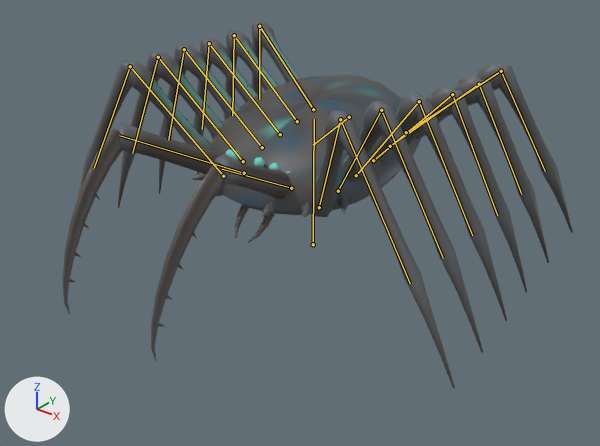
Renders of the glTF model assets/creatures/tide_crawler/tide_crawler.glb from each side of a commit.
The view is the same before and after, from a camera (50 mm lens) standing at (1.601, -1.894, 1.355) and looking at (0.1, -0.016, 0.191). Arrows for +X, +Y and +Z are at lower left; the lights stay in place. The older version comes first. Both versions are drawn at frame 4 of the action 'hit_b'; the numbers are the values there. The bones that change, and the others that lie on the model, are drawn over the model as lines.

Names of what the first picture shows: 'tide_crawler'.
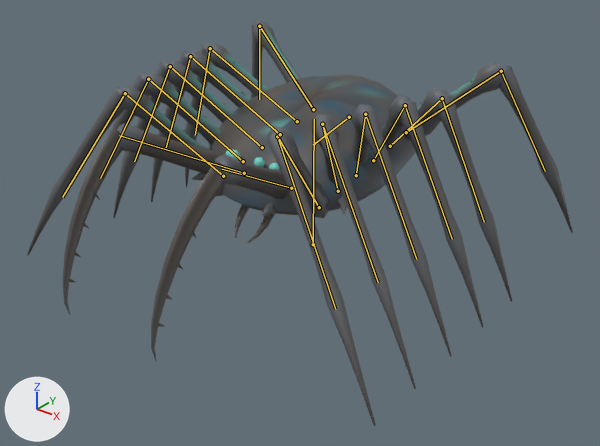
Where the change shows, as pixel boxes [x1, y1, x2, y2] in the pictures (600 x 446 px):
```json
{"object": "tide_crawler", "change": "posed", "before": [62, 21, 573, 388], "after": [27, 21, 573, 426], "on screen": "7% wider, 10% taller"}
{"bone": "leg_l0_a", "before": "(319, 207) to (340, 119)", "after": "(319, 207) to (277, 136)"}
{"bone": "leg_l0_b", "before": "(340, 119) to (410, 283)", "after": "(277, 136) to (335, 309)"}
{"bone": "leg_l1_a", "before": "(338, 191) to (381, 110)", "after": "(338, 191) to (322, 124)"}
{"bone": "leg_l1_b", "before": "(381, 110) to (443, 258)", "after": "(322, 124) to (378, 282)"}
{"bone": "leg_l2_a", "before": "(356, 175) to (419, 101)", "after": "(356, 175) to (365, 114)"}
{"bone": "leg_l2_b", "before": "(419, 101) to (472, 235)", "after": "(365, 114) to (416, 259)"}
{"bone": "leg_l3_a", "before": "(373, 160) to (452, 94)", "after": "(373, 160) to (405, 105)"}
{"bone": "leg_l4_a", "before": "(390, 146) to (479, 84)", "after": "(390, 146) to (442, 98)"}
{"bone": "leg_l4_b", "before": "(479, 84) to (521, 194)", "after": "(442, 98) to (484, 222)"}
{"bone": "leg_r0_a", "before": "(223, 176) to (130, 66)", "after": "(223, 176) to (125, 93)"}
{"bone": "leg_r0_b", "before": "(130, 66) to (94, 168)", "after": "(125, 93) to (62, 197)"}
{"bone": "leg_r1_a", "before": "(243, 161) to (158, 57)", "after": "(243, 161) to (148, 79)"}
{"bone": "leg_r1_b", "before": "(158, 57) to (132, 153)", "after": "(148, 79) to (100, 178)"}
{"bone": "leg_r2_a", "before": "(262, 147) to (184, 49)", "after": "(262, 147) to (170, 66)"}
{"bone": "leg_r2_b", "before": "(184, 49) to (168, 140)", "after": "(170, 66) to (134, 161)"}
{"bone": "leg_r3_a", "before": "(280, 134) to (209, 43)", "after": "(280, 134) to (190, 56)"}
{"bone": "leg_r4_a", "before": "(297, 121) to (234, 35)", "after": "(297, 121) to (210, 48)"}
{"bone": "leg_r4_b", "before": "(234, 35) to (232, 115)", "after": "(210, 48) to (195, 135)"}
```

The change, as JSON lines over the scene's bpy script:
```json
{"block": "bone_leg_l0_a", "where": "bone_leg_l0_a = bpy.data.objects['Armature'].pose.bones['leg_l0_a']  # child of 'body'"}
{"op": "set", "path": "bone_leg_l0_a.rotation_quaternion", "old": "(0.992, 0.081, 0.027, 0.092)", "new": "(0.958, 0.265, -0.109, 0.023)", "note": "degrees (10, 2, 11) -> degrees (31, -13, -1)"}
{"block": "bone_leg_l0_b", "where": "bone_leg_l0_b = bpy.data.objects['Armature'].pose.bones['leg_l0_b']  # child of 'leg_l0_a'"}
{"op": "set", "path": "bone_leg_l0_b.rotation_quaternion", "old": "(1.0, 0.0, 0.0, 0.0)", "new": "(0.998, 0.018, 0.012, -0.06)", "note": "degrees (0, 0, 0) -> degrees (2, 2, -7)"}
{"block": "bone_leg_l1_a", "where": "bone_leg_l1_a = bpy.data.objects['Armature'].pose.bones['leg_l1_a']  # child of 'body'"}
{"op": "set", "path": "bone_leg_l1_a.rotation_quaternion", "old": "(0.996, 0.062, 0.012, 0.066)", "new": "(0.961, 0.243, -0.133, -0.018)", "note": "degrees (7, 1, 8) -> degrees (29, -14, -6)"}
{"block": "bone_leg_l1_b", "where": "bone_leg_l1_b = bpy.data.objects['Armature'].pose.bones['leg_l1_b']  # child of 'leg_l1_a'"}
{"op": "set", "path": "bone_leg_l1_b.rotation_quaternion", "old": "(1.0, 0.0, 0.0, 0.0)", "new": "(0.999, 0.013, 0.006, -0.042)", "note": "degrees (0, 0, 0) -> degrees (1, 1, -5)"}
{"block": "bone_leg_l2_a", "where": "bone_leg_l2_a = bpy.data.objects['Armature'].pose.bones['leg_l2_a']  # child of 'body'"}
{"op": "set", "path": "bone_leg_l2_a.rotation_quaternion", "old": "(0.998, 0.039, 0.003, 0.039)", "new": "(0.963, 0.216, -0.152, -0.06)", "note": "degrees (4, 0, 4) -> degrees (27, -16, -11)"}
{"block": "bone_leg_l2_b", "where": "bone_leg_l2_b = bpy.data.objects['Armature'].pose.bones['leg_l2_b']  # child of 'leg_l2_a'"}
{"op": "set", "path": "bone_leg_l2_b.rotation_quaternion", "old": "(1.0, 0.0, 0.0, 0.0)", "new": "(1.0, 0.008, 0.002, -0.024)", "note": "degrees (0, 0, 0) -> degrees (1, 0, -3)"}
{"block": "bone_leg_l3_a", "where": "bone_leg_l3_a = bpy.data.objects['Armature'].pose.bones['leg_l3_a']  # child of 'body'"}
{"op": "set", "path": "bone_leg_l3_a.rotation_quaternion", "old": "(1.0, 0.013, -0.001, 0.012)", "new": "(0.964, 0.183, -0.164, -0.103)", "note": "degrees (1, 0, 1) -> degrees (24, -16, -16)"}
{"block": "bone_leg_l4_a", "where": "bone_leg_l4_a = bpy.data.objects['Armature'].pose.bones['leg_l4_a']  # child of 'body'"}
{"op": "set", "path": "bone_leg_l4_a.rotation_quaternion", "old": "(1.0, 0.0, 0.0, 0.0)", "new": "(0.964, 0.145, -0.167, -0.145)", "note": "degrees (0, 0, 0) -> degrees (20, -16, -20)"}
{"block": "bone_leg_l4_b", "where": "bone_leg_l4_b = bpy.data.objects['Armature'].pose.bones['leg_l4_b']  # child of 'leg_l4_a'"}
{"op": "set", "path": "bone_leg_l4_b.rotation_quaternion", "old": "(1.0, 0.0, 0.0, 0.0)", "new": "(1.0, -0.005, 0.001, 0.014)", "note": "degrees (0, 0, 0) -> degrees (-1, 0, 2)"}
{"block": "bone_leg_r0_a", "where": "bone_leg_r0_a = bpy.data.objects['Armature'].pose.bones['leg_r0_a']  # child of 'body'"}
{"op": "set", "path": "bone_leg_r0_a.rotation_quaternion", "old": "(0.992, 0.081, -0.027, -0.092)", "new": "(0.958, 0.265, 0.109, -0.023)", "note": "degrees (10, -2, -11) -> degrees (31, 13, 1)"}
{"block": "bone_leg_r0_b", "where": "bone_leg_r0_b = bpy.data.objects['Armature'].pose.bones['leg_r0_b']  # child of 'leg_r0_a'"}
{"op": "set", "path": "bone_leg_r0_b.rotation_quaternion", "old": "(1.0, 0.0, 0.0, 0.0)", "new": "(0.998, 0.018, -0.012, 0.06)", "note": "degrees (0, 0, 0) -> degrees (2, -2, 7)"}
{"block": "bone_leg_r1_a", "where": "bone_leg_r1_a = bpy.data.objects['Armature'].pose.bones['leg_r1_a']  # child of 'body'"}
{"op": "set", "path": "bone_leg_r1_a.rotation_quaternion", "old": "(0.996, 0.062, -0.012, -0.066)", "new": "(0.961, 0.243, 0.133, 0.018)", "note": "degrees (7, -1, -8) -> degrees (29, 14, 6)"}
{"block": "bone_leg_r1_b", "where": "bone_leg_r1_b = bpy.data.objects['Armature'].pose.bones['leg_r1_b']  # child of 'leg_r1_a'"}
{"op": "set", "path": "bone_leg_r1_b.rotation_quaternion", "old": "(1.0, 0.0, 0.0, 0.0)", "new": "(0.999, 0.013, -0.006, 0.042)", "note": "degrees (0, 0, 0) -> degrees (1, -1, 5)"}
{"block": "bone_leg_r2_a", "where": "bone_leg_r2_a = bpy.data.objects['Armature'].pose.bones['leg_r2_a']  # child of 'body'"}
{"op": "set", "path": "bone_leg_r2_a.rotation_quaternion", "old": "(0.998, 0.039, -0.003, -0.039)", "new": "(0.963, 0.216, 0.152, 0.06)", "note": "degrees (4, 0, -4) -> degrees (27, 16, 11)"}
{"block": "bone_leg_r2_b", "where": "bone_leg_r2_b = bpy.data.objects['Armature'].pose.bones['leg_r2_b']  # child of 'leg_r2_a'"}
{"op": "set", "path": "bone_leg_r2_b.rotation_quaternion", "old": "(1.0, 0.0, 0.0, 0.0)", "new": "(1.0, 0.008, -0.002, 0.024)", "note": "degrees (0, 0, 0) -> degrees (1, 0, 3)"}
{"block": "bone_leg_r3_a", "where": "bone_leg_r3_a = bpy.data.objects['Armature'].pose.bones['leg_r3_a']  # child of 'body'"}
{"op": "set", "path": "bone_leg_r3_a.rotation_quaternion", "old": "(1.0, 0.013, 0.001, -0.012)", "new": "(0.964, 0.183, 0.164, 0.103)", "note": "degrees (1, 0, -1) -> degrees (24, 16, 16)"}
{"block": "bone_leg_r4_a", "where": "bone_leg_r4_a = bpy.data.objects['Armature'].pose.bones['leg_r4_a']  # child of 'body'"}
{"op": "set", "path": "bone_leg_r4_a.rotation_quaternion", "old": "(1.0, 0.0, 0.0, 0.0)", "new": "(0.964, 0.145, 0.167, 0.145)", "note": "degrees (0, 0, 0) -> degrees (20, 16, 20)"}
{"block": "bone_leg_r4_b", "where": "bone_leg_r4_b = bpy.data.objects['Armature'].pose.bones['leg_r4_b']  # child of 'leg_r4_a'"}
{"op": "set", "path": "bone_leg_r4_b.rotation_quaternion", "old": "(1.0, 0.0, 0.0, 0.0)", "new": "(1.0, -0.005, -0.001, -0.014)", "note": "degrees (0, 0, 0) -> degrees (-1, 0, -2)"}
```
